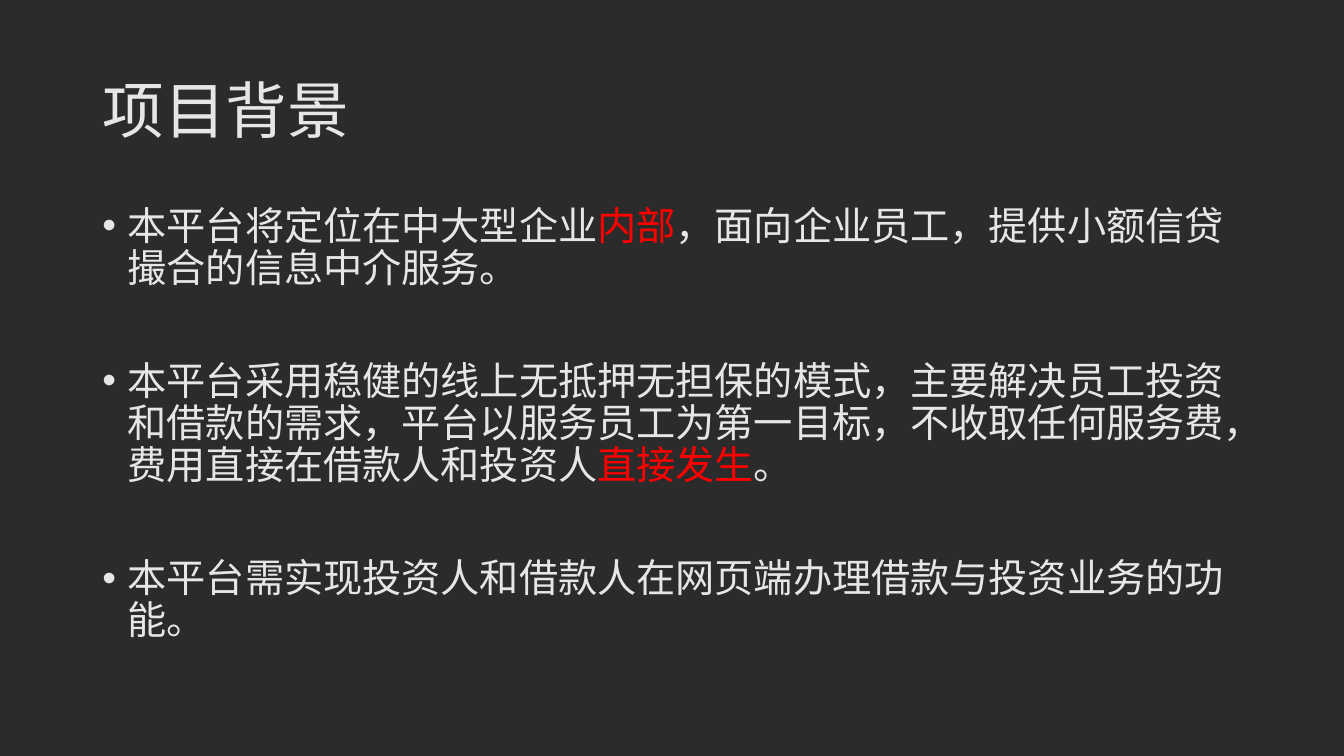
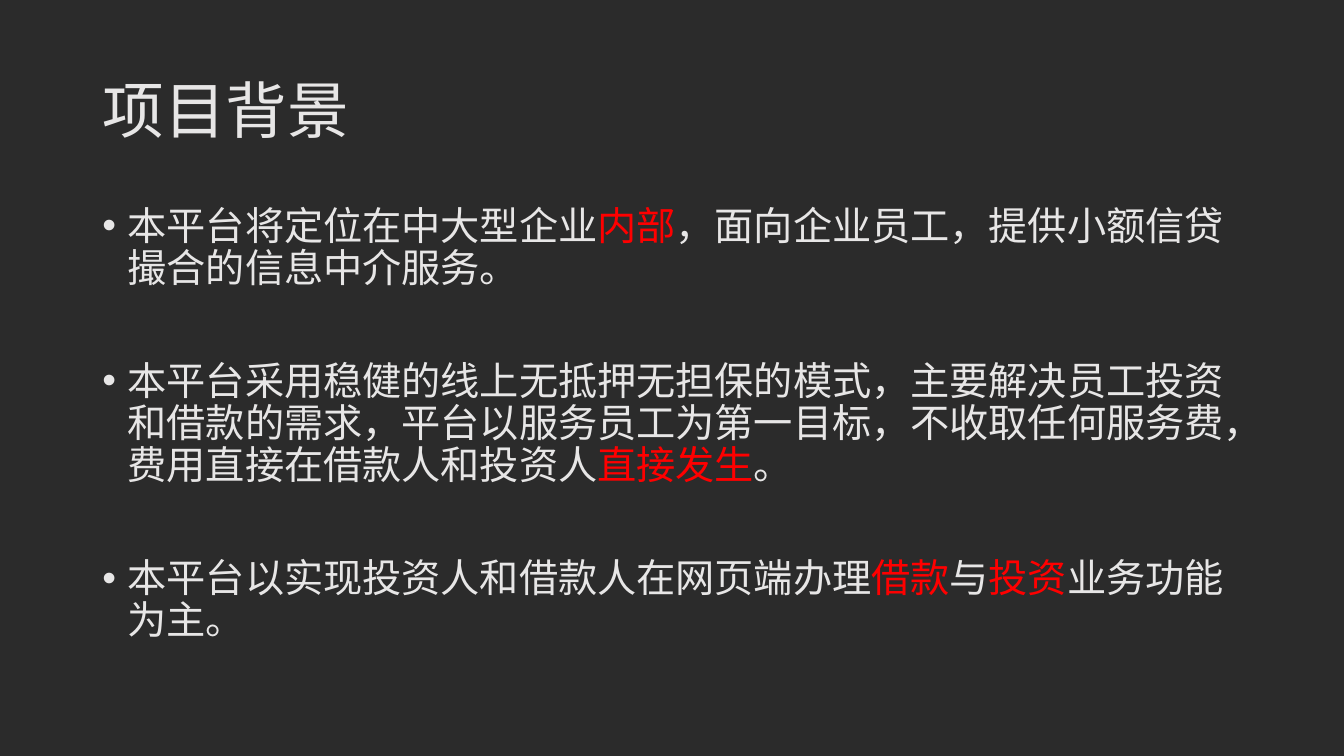
Before and after one commit to orangewgm/P2Pdocument, a slide deck: slide 4 of 20190711答辩ppt.pptx. Drawn at 1344x756 pixels with LibreOffice and Linux fonts; fonts in the diff are those of the drawing; background and template pictures are left out; a plain dark background stands for a picture behind light text. Boxes give left, top, right and bottom in pixels: in the first picture for what was removed or moved away, otherwise in the second. Text is boxed around its words. In the diff, an @@ line names an element or a change of style, - is before the commit and + after.

```diff
--- a/20190711答辩ppt.pptx
+++ b/20190711答辩ppt.pptx
@@ text at (x1=128, y1=559, x2=1224, y2=637): text changed @@
-• 本平台需实现投资人和借款人在网页端办理借款与投资业务的功能。
+• 本平台以实现投资人和借款人在网页端办理借款与投资业务功能为主。
```
Also in this commit, not shown: 2 other slides changed.
